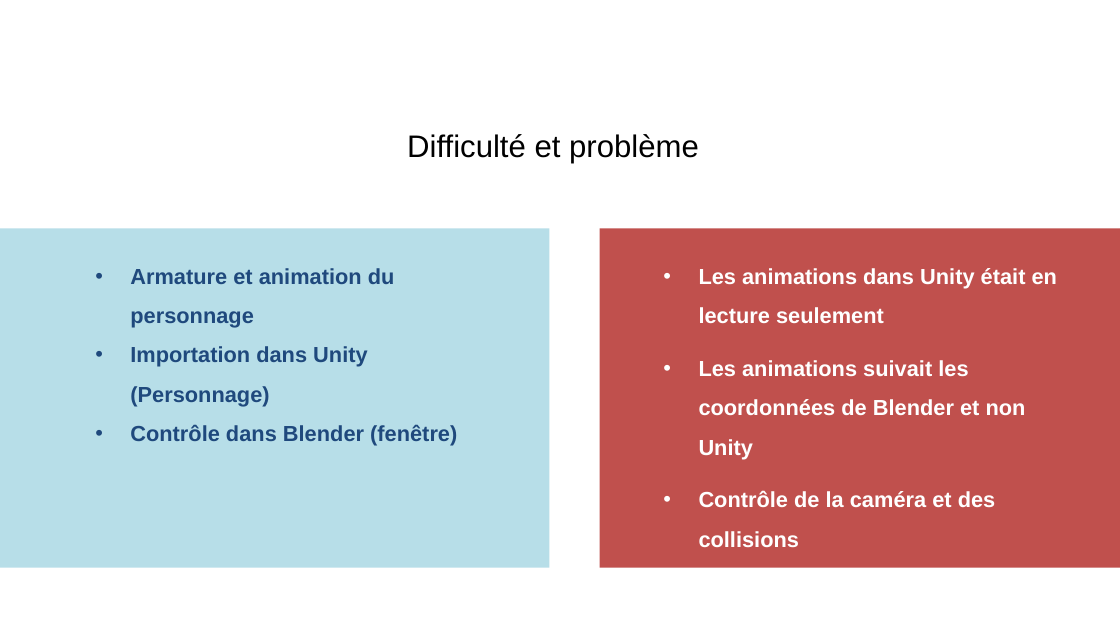
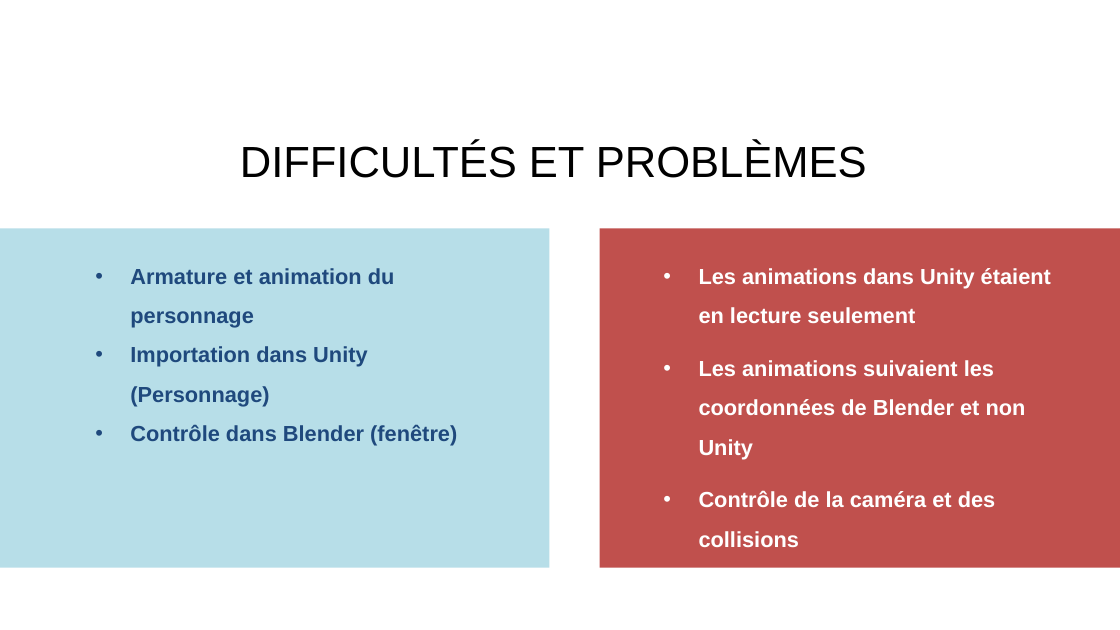
Before and after one commit to LordPet/inf5071_FollowThePills, a slide deck: slide 12 of presentation1.pptx. Drawn at 1120x630 pixels with LibreOffice and Linux fonts; fonts in the diff are those of the drawing. Boxes give left, top, right and bottom in pixels: in the first picture for what was removed or moved away, otherwise in the second. Text is boxed around its words. In the diff, an @@ line names an element or a change of style, - is before the commit and + after.

```diff
--- a/presentation1.pptx
+++ b/presentation1.pptx
@@ text at bbox=[240, 142, 867, 178]: text changed; size 20 to 28 pt @@
-Difficulté et problème
+DIFFICULTÉS ET PROBLÈMES
@@ text at bbox=[699, 268, 1051, 459]: text changed @@
-• Les animations dans Unity était en lecture seulement
-• Les animations suivait les coordonnées de Blender et non Unity
+• Les animations dans Unity étaient en lecture seulement
+• Les animations suivaient les coordonnées de Blender et non Unity
```
Also in this commit, not shown: 10 other slides changed, 3 other files.
